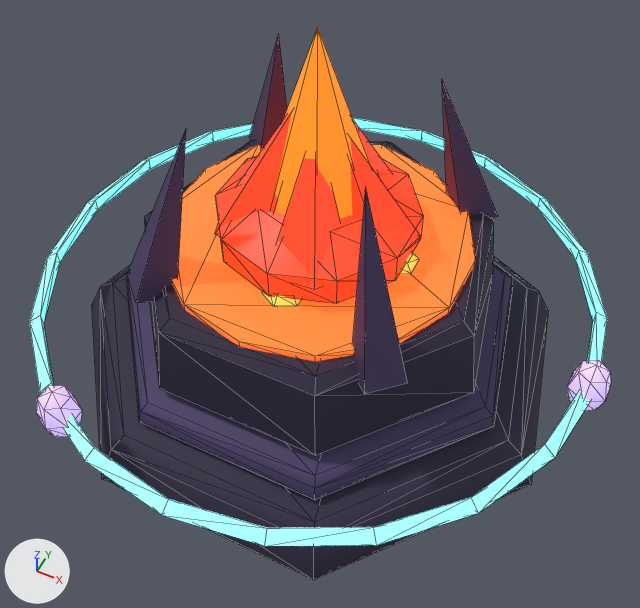
A saved change to the glTF model assets/3d/tours/ombres-4.glb.
Rendered twice from a 50 mm lens placed at (0.406, -0.807, 1.131), pointed at (0.041, -0.077, 0.219). The axes (+X, +Y, +Z) are drawn at lower left. The lights are the same throughout. The older version comes first. Mesh edges are drawn as thin lines. Where no turn or scale is listed for an object, it has been applied to the vertices. Vertices at exactly the same position are counted once.

In view in the first picture: 'AnneauFlottant_lueur', 'FeuMilieu', 'Flamme_lueur', 'Lave', 'Rune', 'ombres_4_peint' and 1 more.
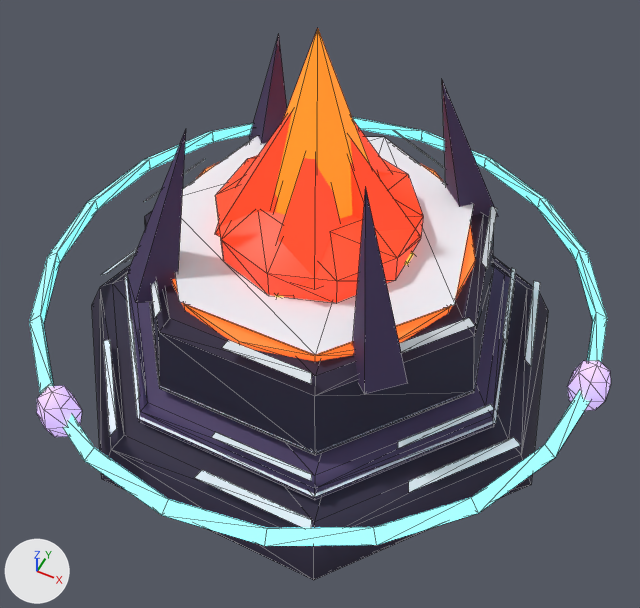
Patch to the scene script:
```diff
--- a/assets/3d/tours/ombres-4.glb.py
+++ b/assets/3d/tours/ombres-4.glb.py
@@ me_corne0 @@
 # used by ob_ombres_4_peint; location = (0.17, 0.17, 0.24)
-me_corne0.from_pydata(...)  # 104 vertices, 180 faces; spans x -0.553..0.214, y -0.524..0.224, z -0.24..0.248
+me_corne0.from_pydata(...)  # 209 vertices, 237 faces; spans x -0.553..0.214, y -0.524..0.224, z -0.24..0.248
+# me_corne0 part 1
+# 105 vertices are added at x -0.524..0.184, y -0.498..0.193, z -0.149..0.041
+# 57 new faces join them
 me_corne0.materials.append(mat_peint)
```

Location of each change, [x1, y1, x2, y2] in pixels of the pictures (640 x 608 px):
part 1 of me_corne0, added: after [101, 131, 540, 528]
'Lave', unchanged, covered by the edit: before [172, 143, 475, 361]; after [172, 163, 475, 361]
